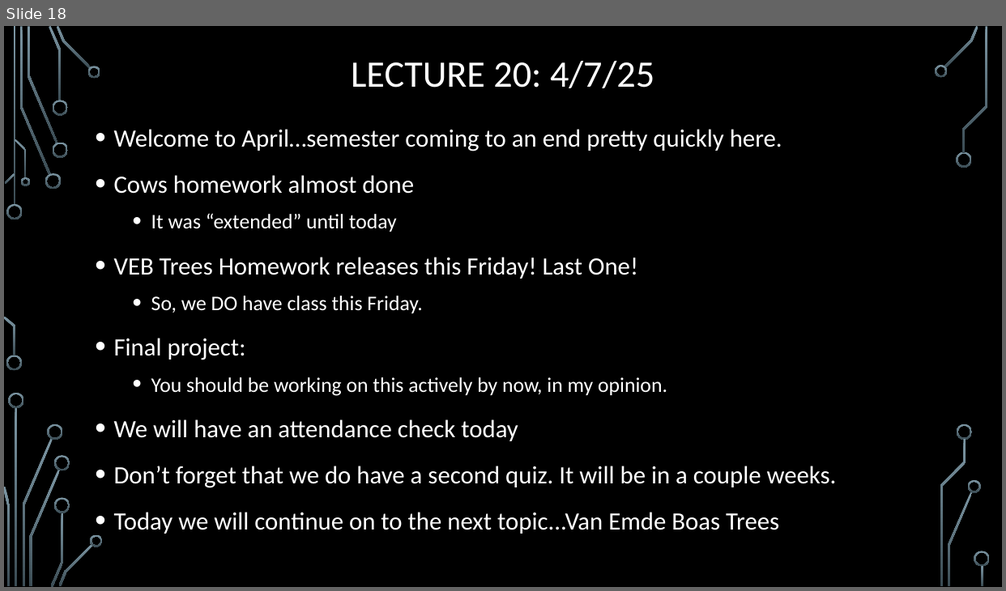
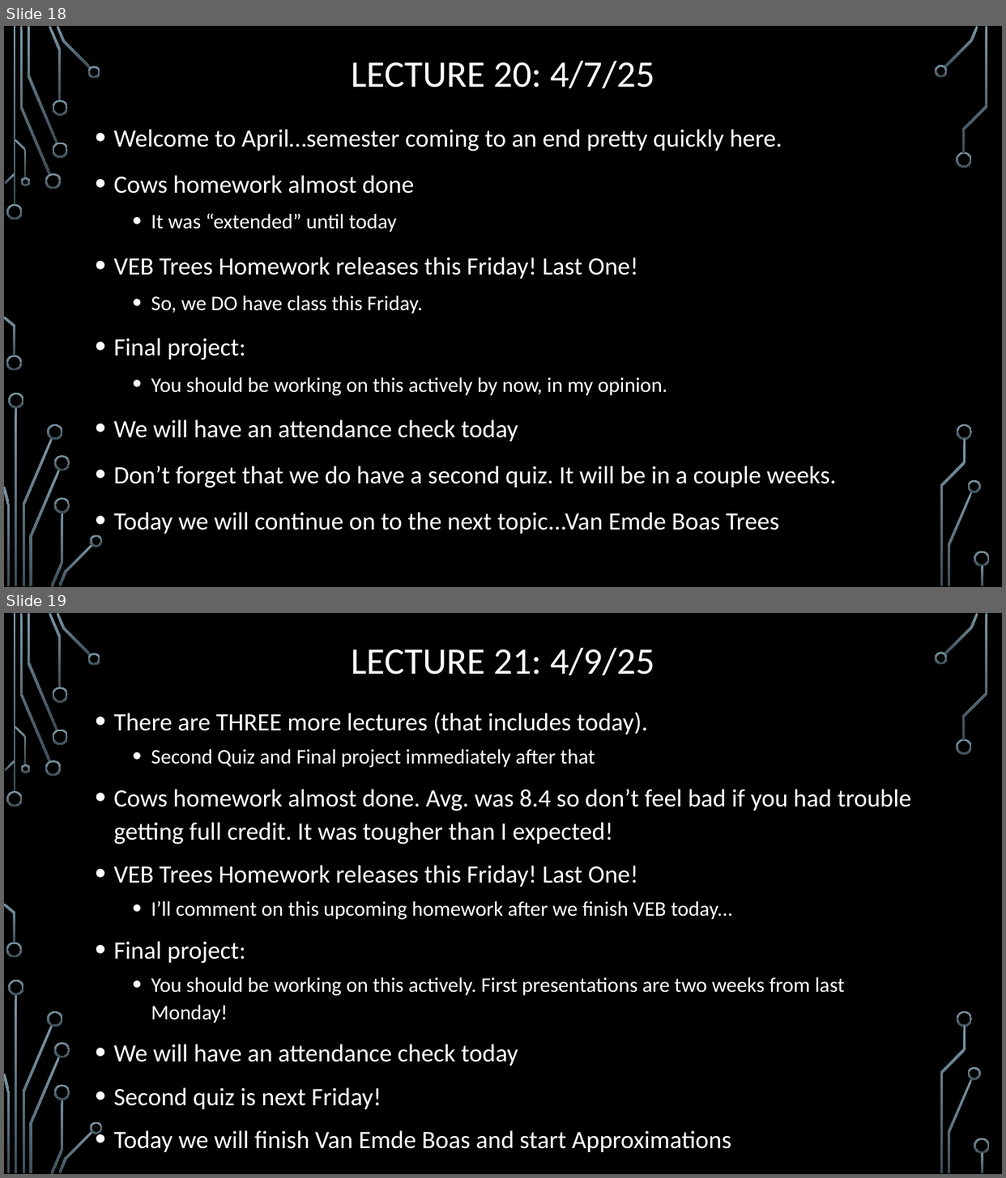
Before and after one commit to janiceeguo/advAlgo, a slide deck: slides/00-DailyAnnouncements.pptx. Shown one above the other, each under a label of ours: slide 18 before the commit, slides 18 and 19 after it. The pictures are 1006x591 and 1006x1178 pixels, drawn with LibreOffice and Linux fonts; fonts in the diff are those of the drawing; background and template pictures are left out. Boxes give left, top, right and bottom in pixels: in the first picture for what was removed or moved away, otherwise in the second. Text is boxed around its words. In the diff, an @@ line names an element or a change of style, - is before the commit and + after.

```diff
--- a/slides/00-DailyAnnouncements.pptx
+++ b/slides/00-DailyAnnouncements.pptx
@@ slide 19 added at (4,613,1002,1174), background picture (left out); not listed: 36 template elements that a slide beside it also shows @@
@@ title added at (351,648,654,675), 36 pt, text #FFFFFF @@
+LECTURE 21: 4/9/25
@@ text added at (114,712,912,1152), 24 pt, text #FFFFFF @@
+• There are THREE more lectures (that includes today).
+  • Second Quiz and Final project immediately after that
+• Cows homework almost done. Avg. was 8.4 so don’t feel bad if you had trouble getting full credit. It was tougher than I expected!
+• VEB Trees Homework releases this Friday! Last One!
+  • I’ll comment on this upcoming homework after we finish VEB today...
+• Final project:
+  • You should be working on this actively. First presentations are two weeks from last Monday!
+• We will have an attendance check today
+• Second quiz is next Friday!
+• Today we will finish Van Emde Boas and start Approximations
```
Also in this commit, not shown: 2 other files.
